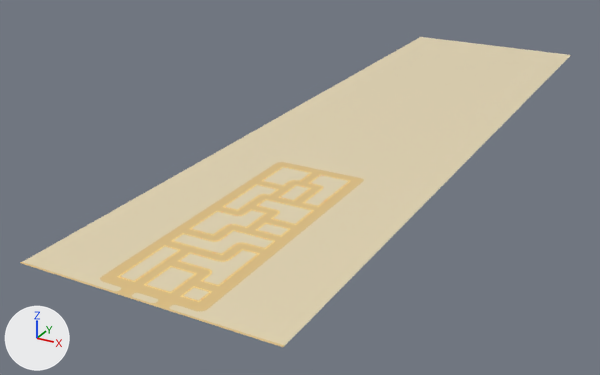
An edit to the FBX model Assets/000.Eeeeden/00-Fbxs/01-Map/Map-Stage-2.fbx, drawn before and after from the same camera.
The view is the same before and after, from a camera (50 mm lens) standing at (49.8, -42.5, 45.0) and looking at (-9.5, 65.5, -9.0). The lights are fixed; the arrows at lower left show +X, +Y and +Z. Where no turn or scale is listed for an object, it has been applied to the vertices.

In view in the first picture: 'Map-Stage-2'.
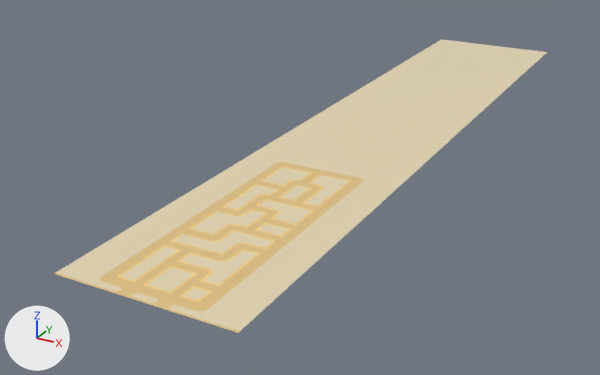
Location of each change, [x1, y1, x2, y2] in pixels of the pictures (600 x 375 px):
'Map-Stage-2', reshaped (10% narrower): before [21, 37, 571, 347]; after [54, 39, 547, 333]

The change, as a diff of the scene's bpy script:
```diff
--- a/Assets/000.Eeeeden/00-Fbxs/01-Map/Map-Stage-2.fbx.py
+++ b/Assets/000.Eeeeden/00-Fbxs/01-Map/Map-Stage-2.fbx.py
@@ me_map_stage_2 @@
 me_map_stage_2.from_pydata(...)  # 5384 vertices, 2591 faces; spans x -16.9..16.9, y 14.1..136.3, z 0.0
 # used by ob_map_stage_2; location = (0.0, 0.0, 0.0)
 # before: 0 (16.9, 136.3, 0.0) at pixel (571, 55), 1 (-16.9, 136.3, 0.0) at pixel (420, 36), 16 (-16.9, 14.4, 0.0) at pixel (22, 261), 17 (16.9, 14.4, 0.0) at pixel (284, 345), 18 (-16.9, 14.1, 0.0) at pixel (19, 263)
 # before: 19 (16.9, 14.1, 0.0) at pixel (283, 347), 20 (-16.9, 14.4, 0.0) at pixel (22, 261), 21 (16.9, 14.4, 0.0) at pixel (284, 345)
+# me_map_stage_2 part 1
+for i in [0, 17, 19, 21]: me_map_stage_2.vertices[i].co += Vector((-5.0, 0.0, 0.0))
+for i in [1, 16, 18, 20]: me_map_stage_2.vertices[i].co += Vector((5.0, 0.0, 0.0))
 me_map_stage_2.materials.append(mat_main)
```
